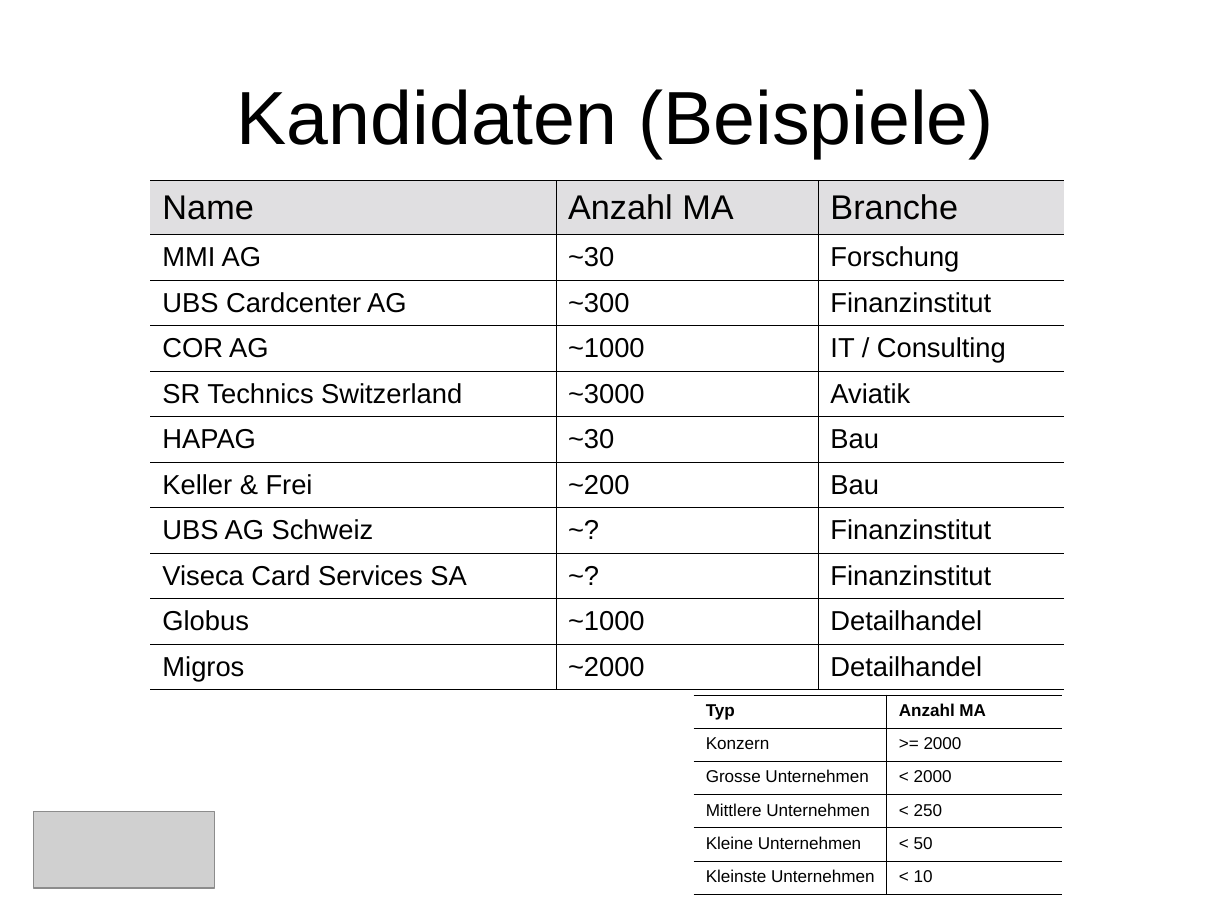
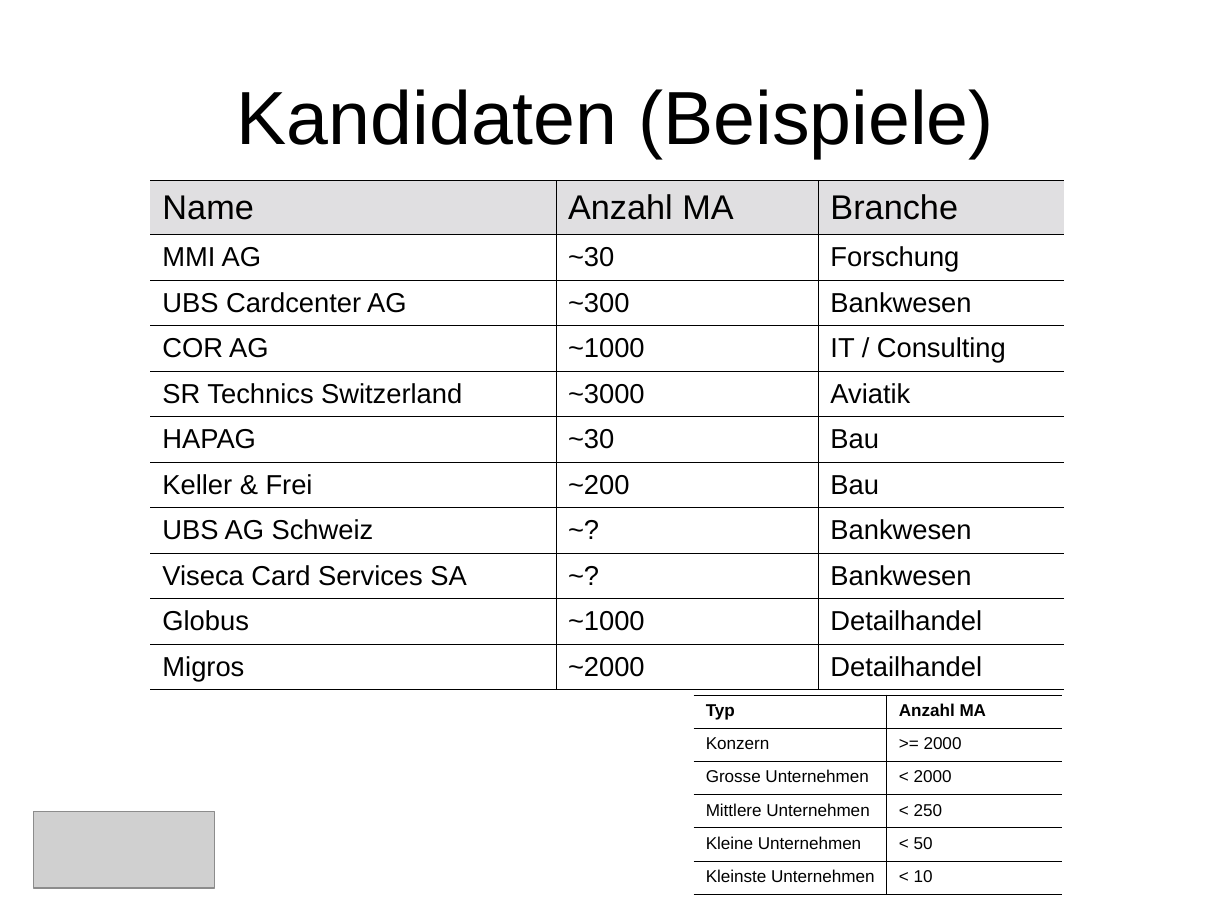
Before and after one commit to saw303/masterstudy, a slide deck: slide 11 of disposition/Präsentation.ppt. Drawn at 1232x924 pixels with LibreOffice and Linux fonts; fonts in the diff are those of the drawing; grey boxes stand for pictures. Boxes give left, top, right and bottom in pixels: in the first picture for what was removed or moved away, otherwise in the second. Text is boxed around its words. In the diff, an @@ line names an element or a change of style, - is before the commit and + after.

```diff
--- a/disposition/Präsentation.ppt
+++ b/disposition/Präsentation.ppt
@@ table at [150, 181, 1063, 690] @@
-row 3, column 3: Finanzinstitut
+row 3, column 3: Bankwesen
-row 8, column 3: Finanzinstitut
+row 8, column 3: Bankwesen
-row 9, column 3: Finanzinstitut
+row 9, column 3: Bankwesen
```
Also in this commit, not shown: 1 other slide changed, 1 slide added, 1 slide removed, 1 other file.
